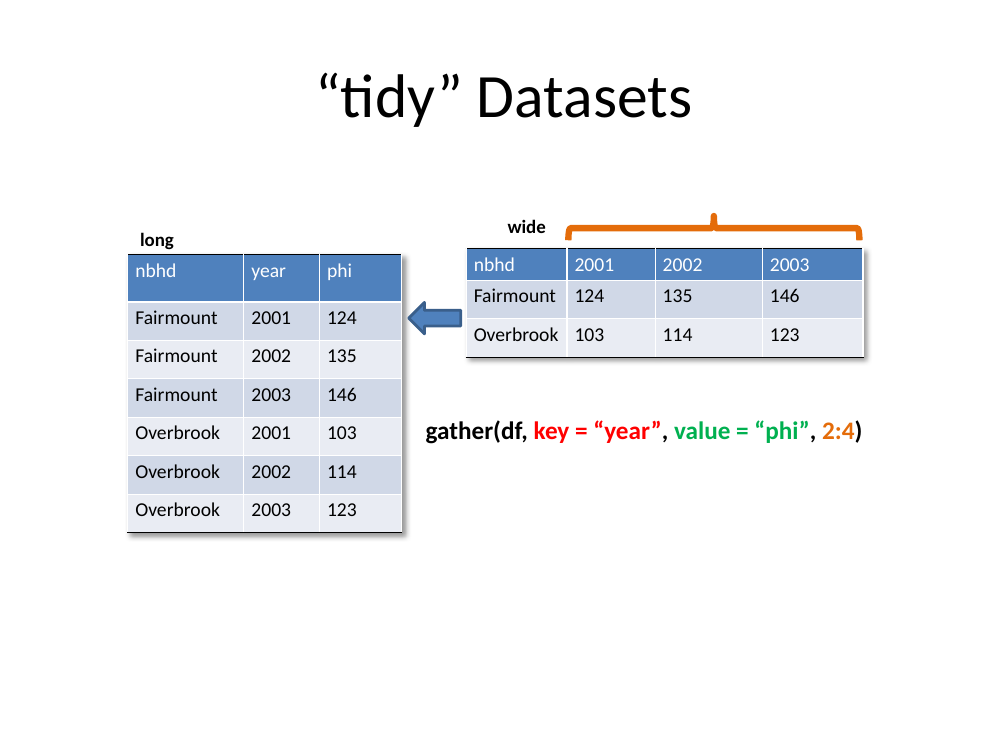
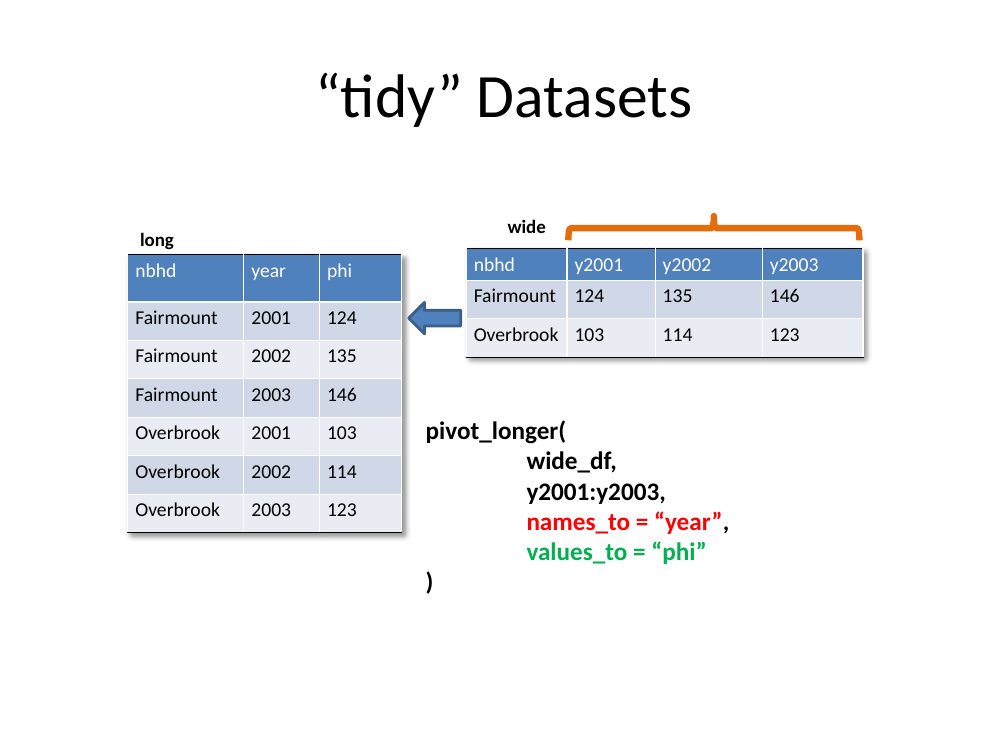
Before and after one commit to jtannen/r-for-datascience, a slide deck: slide 26 of session-3-wrangling/session-3-wrangling.pptx. Drawn at 1008x756 pixels with LibreOffice and Linux fonts; fonts in the diff are those of the drawing. Boxes give left, top, right and bottom in pixels: in the first picture for what was removed or moved away, otherwise in the second. Text is boxed around its words. In the diff, an @@ line names an element or a change of style, - is before the commit and + after.

```diff
--- a/session-3-wrangling/session-3-wrangling.pptx
+++ b/session-3-wrangling/session-3-wrangling.pptx
@@ table at [467,249,864,357] @@
-row 1: nbhd | 2001 | 2002 | 2003
+row 1: nbhd | y2001 | y2002 | y2003
@@ text at [426,420,729,564]: text changed @@
-gather(df, key = “year”, value = “phi”, 2:4)
+pivot_longer(
+wide_df,
+y2001:y2003,
+names_to = “year”,
+values_to = “phi”
+)
```
Also in this commit, not shown: 3 other slides changed, 9 other files.
